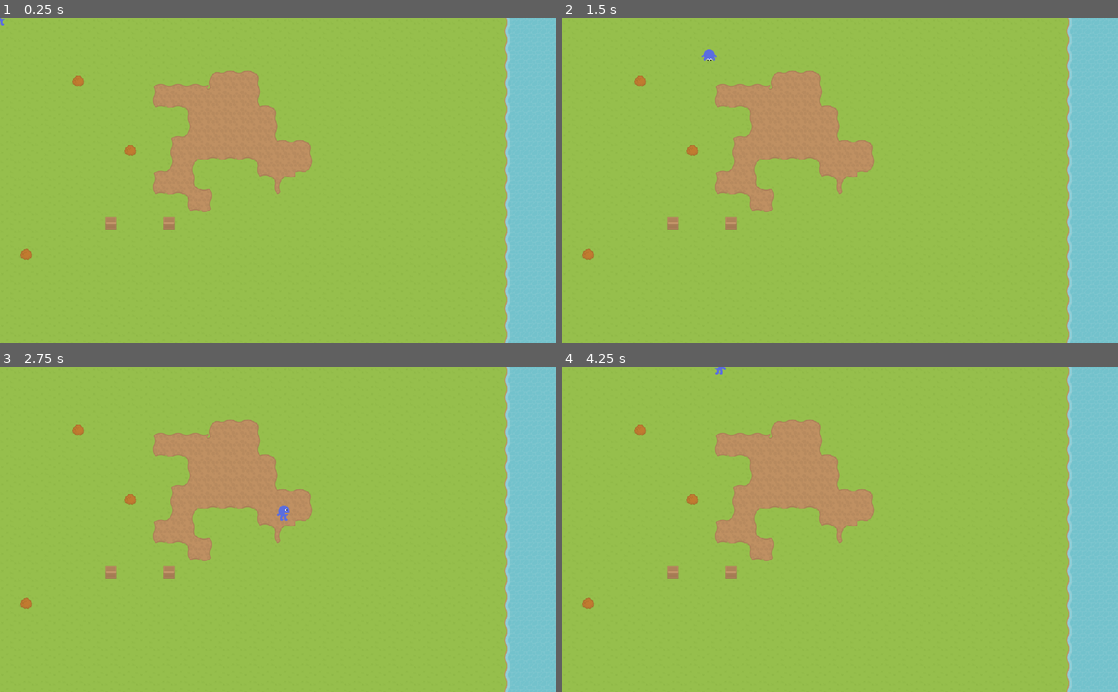
Above: before the commit, frames 1-4 (two rows, left to right).
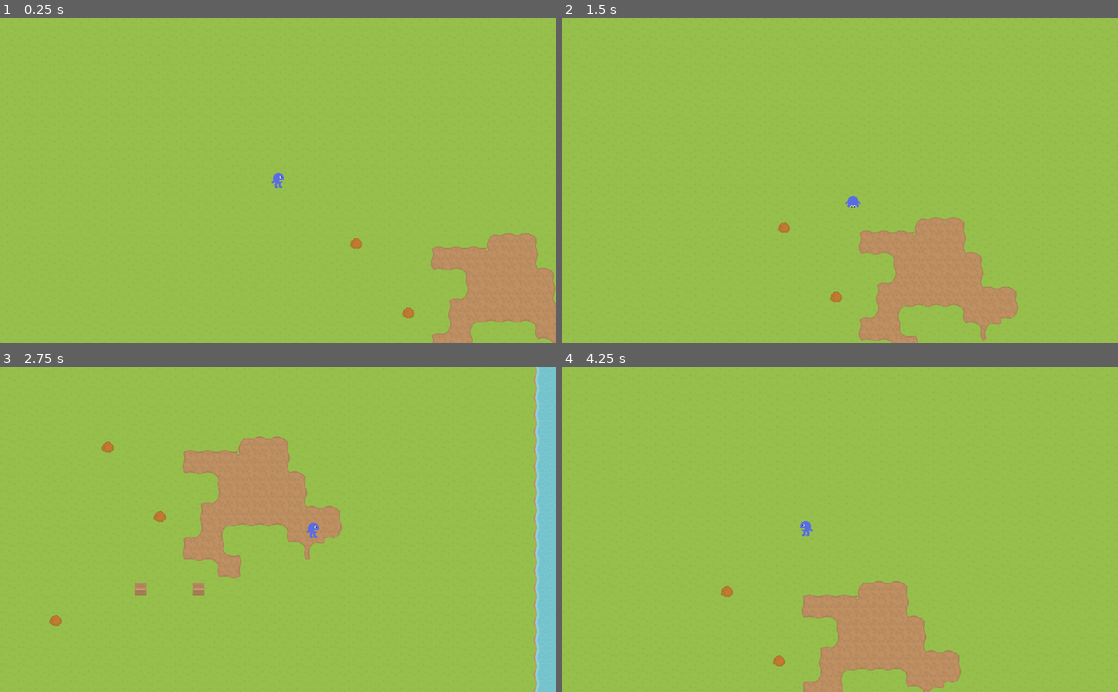
Above: after the commit, the same moments.

Repository: bagedevimo/pxljam19
Game: Godot game, scene res://Game.tscn
The game is run twice, just before and just after one commit, with the same random seed, the same clock (stepped at 60 frames per second) and the same inputs.
Inputs:
- Up to frame 1 (0.25 s): no input
- Up to frame 2 (1.5 s): tap Enter at 0.5 s; hold Right (ui_right) 0.53-1.28 s; tap Space (ui_select) at 0.77 s; hold Down (ui_down) from 1.28 s (still down)
- Up to frame 3 (2.75 s): tap Space (ui_select) at 1.52 s; release Down (ui_down) at 2.03 s; hold Right (ui_right) from 2.03 s (still down)
- Up to frame 4 (4.25 s): release Right (ui_right) at 2.78 s; hold Up (ui_up) 2.78-3.53 s; tap Space (ui_select) at 3.02, 3.77 s; hold Left (ui_left) from 3.53 s (still down)

The runs differ from the first frame. In frame 1, 18% of the frame differs, in the area x 0-100%, y 0-100%; in frame 2, 22%, in the area x 3-100%, y 0-100%; in frame 3, 12%; in frame 4, 21%.

Commit message:
Add a camera

Diff:
--- a/Game.tscn
+++ b/Game.tscn
@@ -30,6 +30,14 @@
 life_expectancy = 3
 year_in_seconds = 2
 
+[node name="Camera2D" type="Camera2D" parent="Obstacles/Player"]
+current = true
+smoothing_enabled = true
+drag_margin_left = 0.0
+drag_margin_top = 0.0
+drag_margin_right = 0.0
+drag_margin_bottom = 0.0
+
 [node name="Barrell" parent="." instance=ExtResource( 3 )]
 position = Vector2( 204.363, 374.417 )
 
